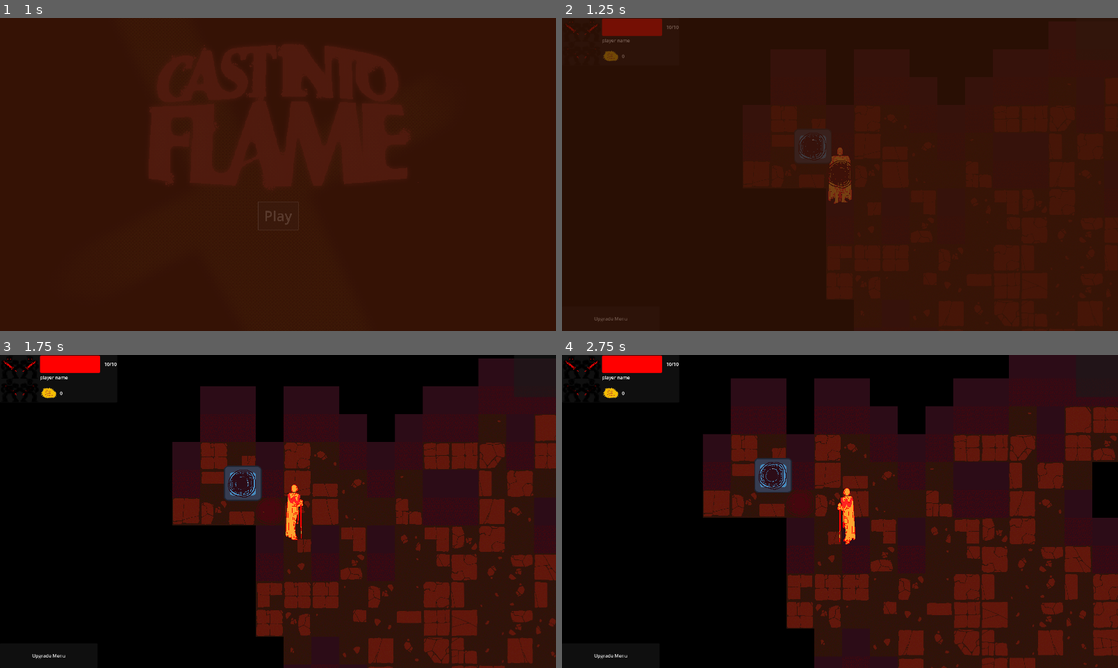
Above: before the commit, frames 1-4 (two rows, left to right).
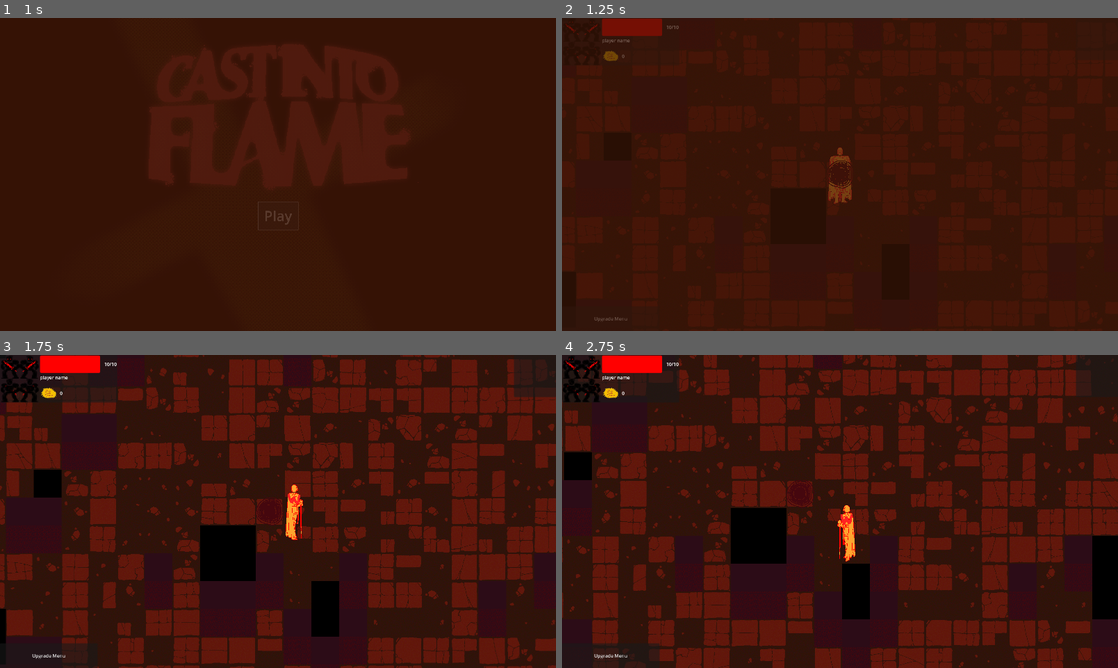
Above: after the commit, the same moments.

Repository: jible/capstone
Game: Godot game, scene res://scenes/testScenes/main_menu.tscn
The game is run twice, just before and just after one commit, with the same random seed, the same clock (stepped at 60 frames per second) and the same inputs. The engine's default icon, where the game draws it, is replaced by a stand-in: a white triangle on a blue panel in a dark square.
Inputs (mouse positions are in pixels of both pictures, inside the frame that each line leads up to):
- Up to frame 1 (1 s): click "Play" at 0.5 s
- Up to frame 2 (1.25 s): no input
- Up to frame 3 (1.75 s): move the mouse to (400, 495) at 1.27 s; hold Right (right) from 1.28 s (still down); hold Space (attack) from 1.28 s (still down)
- Up to frame 4 (2.75 s): move the mouse to (728, 527) at 2.02 s; release Right (right) at 2.03 s; release Space (attack) at 2.03 s; hold Down (down) from 2.03 s (still down); tap Space (attack) at 2.1 s

Frame 1 is identical in both runs. In frame 2, 14% of the frame differs, in the area x 0-88%, y 0-100%; in frame 3, 63%; in frame 4, 64%, in the area x 0-100%, y 0-100%.

Commit message:
Generation method refined. Needs to be playtested for bugs

Diff:
--- a/scenes/level_generator.tscn
+++ b/scenes/level_generator.tscn
@@ -26,6 +26,9 @@
 
 [node name="Level Generator" type="Node2D" node_paths=PackedStringArray("nav_mesh_maker")]
 script = ExtResource("1_imcpr")
+size = null
+world_seed = null
+randomize_seed = null
 enter = ExtResource("2_ci0jl")
 exit = ExtResource("3_8m6eb")
 nav_mesh_maker = NodePath("NavMeshMaker")
--- a/scenes/limbo.tscn
+++ b/scenes/limbo.tscn
@@ -9,6 +9,7 @@
 [node name="Scene Config Package" parent="." instance=ExtResource("1_aqu5y")]
 
 [node name="Level Generator" parent="Scene Config Package" index="0"]
+size = null
 randomize_seed = true
 
 [node name="NavMeshMaker" parent="Scene Config Package/Level Generator" index="2"]
--- a/scenes/prefabs/scene_config_package.tscn
+++ b/scenes/prefabs/scene_config_package.tscn
@@ -14,7 +14,9 @@
 player = NodePath("Player")
 
 [node name="Level Generator" parent="." instance=ExtResource("2_1eor7")]
+size = null
 world_seed = 2
+randomize_seed = null
 
 [node name="Player" parent="." instance=ExtResource("3_5fksv")]
 
--- a/scripts/characters/npc/enemy/basic_enemy/states/pursuit.gd
+++ b/scripts/characters/npc/enemy/basic_enemy/states/pursuit.gd
@@ -14,11 +14,22 @@
 var callbacks = {}
 var player: Player
 var direction_dependent = true
-var path
+var timer:Timer
+var target: Node2D
 
 # Functions
 func _ready():
 	player = Globals.get_player()
+	make_timer()
+
+
+func make_timer():
+	timer = Timer.new()
+	timer.one_shot = false
+	timer.autostart = true
+	add_child(timer)
+	#timer.timeout.connect(update_position)
+	timer.start()
 
 
 # Required state functions
--- a/scripts/level_generator.gd
+++ b/scripts/level_generator.gd
@@ -59,7 +59,8 @@
 	Randomly walk the terrain level and fill it with floors.
 	'''
 
-	map.random_walk("terrain", "floor")
+	map.random_walk("terrain", "floor", 1000)
+	map.set_spawn_and_exit()
 
 	# [ ] call function to find tile for player spawn and exit.
 
@@ -67,7 +68,6 @@
 	'''
 	Make randomly generated noise to fill the terrai level with floors.
 	'''
-
 	map.make_noise("terrain", "floor")
 
 	# [ ] call function to find tile for player spawn and exit.
--- a/scripts/map.gd
+++ b/scripts/map.gd
@@ -1,7 +1,8 @@
 extends Node2D
 class_name Map
 
-@export var size: Vector2 = Vector2.ZERO
+# Changed this to 2i check here for issues bugs f-f-f-
+@export var size: Vector2i = Vector2i.ZERO
 var matrix = []
 var seed : int = 0
 var noise_ref = FastNoiseLite.new()
@@ -38,10 +39,11 @@
 		for x in range(size.x):
 			matrix[y][x][layer] = value
 
-func random_walk(layer, value, steps = (size.x * size.y)/2):
+func random_walk(layer, value, steps = size.x * size.y / 5):
 	'''
 	Generate map on provided layer using random walk method.
 	'''
+	assert(steps <= size.x * size.y, "Too many steps requested")
 	var placed_tiles = 0
 	# get directions in which to "walk"
 	var directions = [
@@ -52,23 +54,50 @@
 	]
 
 	var start = Vector2(floor(size.x/2), floor(size.y/2) )
-	player_spawn = start
 
 	var pos = start
-	for step in range(steps):
+	var count = 0
+	while placed_tiles <= steps:
 		var current_tile = get_tile(pos)
 		if (current_tile.type != value):
 			placed_tiles += 1
+		count +=1
 		current_tile.type = value
 
 		#update seed
-		seed(seed + step)
+		seed(seed + count)
 		pos += directions[randi() % 4]
-
 		if pos.x >= size.x - 5 || pos.x < 5 || pos.y >= size.y - 5 || pos.y <= 5:
 			pos = start
-	print(placed_tiles)
-	end = pos
+
+
+func set_spawn_and_exit( min_distance = 15 ):
+	var a = Vector2i.ZERO
+	var b = Vector2i.ZERO
+
+	while (true):
+		# Select 2 random points. Both must be on floor tiles
+		# If those 2 are within the right distance from eachother, set them and return
+		a = get_random_floor()
+		b = get_random_floor()
+
+		var distance = calc_distance( a, b )
+		if (distance > min_distance):
+			player_spawn = a
+			end = b
+			return
+
+
+func get_random_floor():
+	while true:
+		var point = Vector2(randi() % (size.x -1), randi() % (size.y- 1))
+		if ( get_tile(point).type == "floor" ):
+			return point
+
+func calc_distance(a,b):
+	var distance_v = a - b
+	return abs(distance_v.x) + abs(distance_v.y)
+
 
 func make_noise(layer, value):
 	'''
